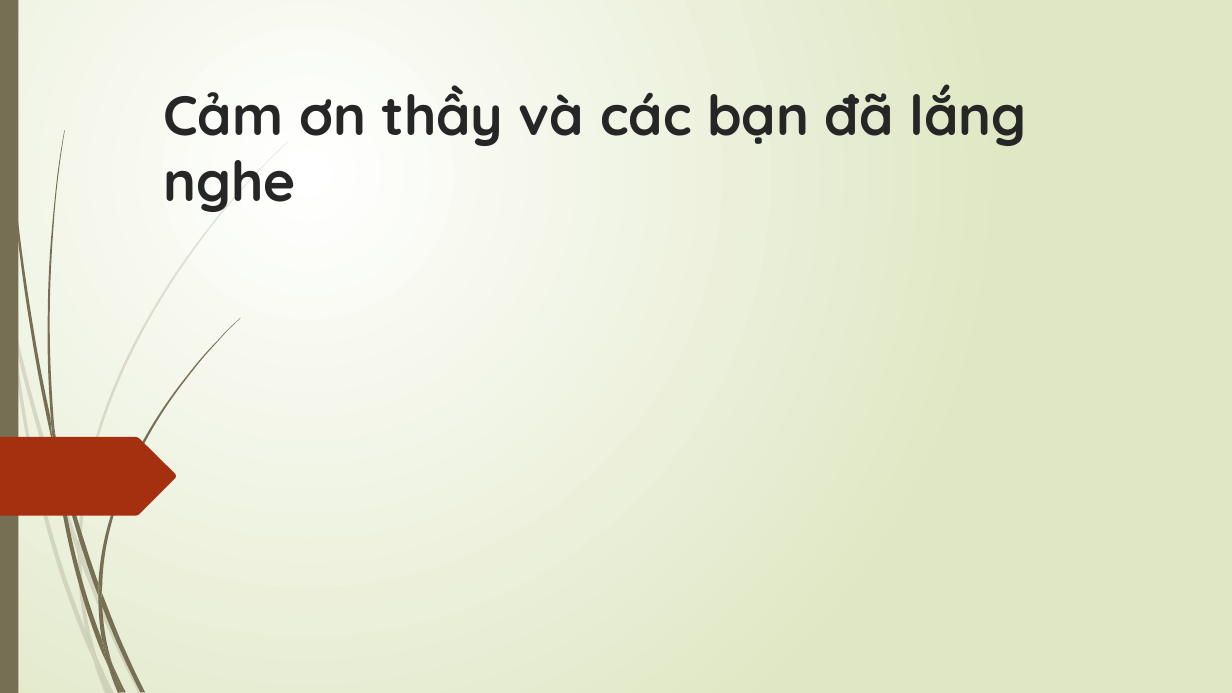
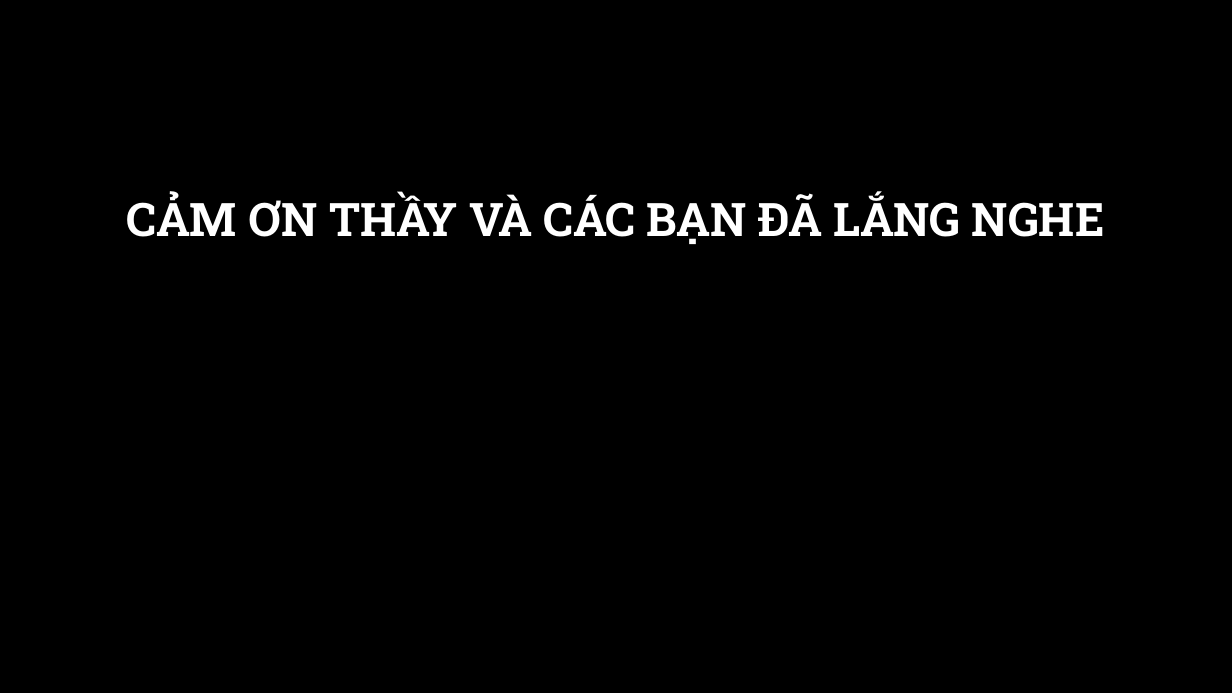
Before and after one commit to diephieunghia/3DPuzzleProject, a slide deck: slide 5 of Thuyết trình bảo vệ đồ án cuối khóa.pptx. Drawn at 1232x693 pixels with LibreOffice and Linux fonts; fonts in the diff are those of the drawing; background and template pictures are left out. Boxes give left, top, right and bottom in pixels: in the first picture for what was removed or moved away, otherwise in the second. Text is boxed around its words. In the diff, an @@ line names an element or a change of style, - is before the commit and + after.

```diff
--- a/Thuyết trình bảo vệ đồ án cuối khóa.pptx
+++ b/Thuyết trình bảo vệ đồ án cuối khóa.pptx
@@ background gradient #FFFFFF to #DFE8C4 to picture (left out) @@
@@ rectangle removed at (0,0,18,693) @@
@@ title at (127,194,1105,244): text changed; size 43.2 to 36 pt; font Quicksand to Roboto Slab; text colour #262626 to #FFFFFF @@
-Cảm ơn thầy và các bạn đã lắng nghe
+CẢM ƠN THẦY VÀ CÁC BẠN ĐÃ LẮNG NGHE
@@ freeform shape removed at (0,437,177,516) @@
@@ group removed at (0,141,288,693): 10 freeform shapes @@
@@ group removed at (3,0,240,693): 12 freeform shapes @@
```
Also in this commit, not shown: 4 other slides changed.
